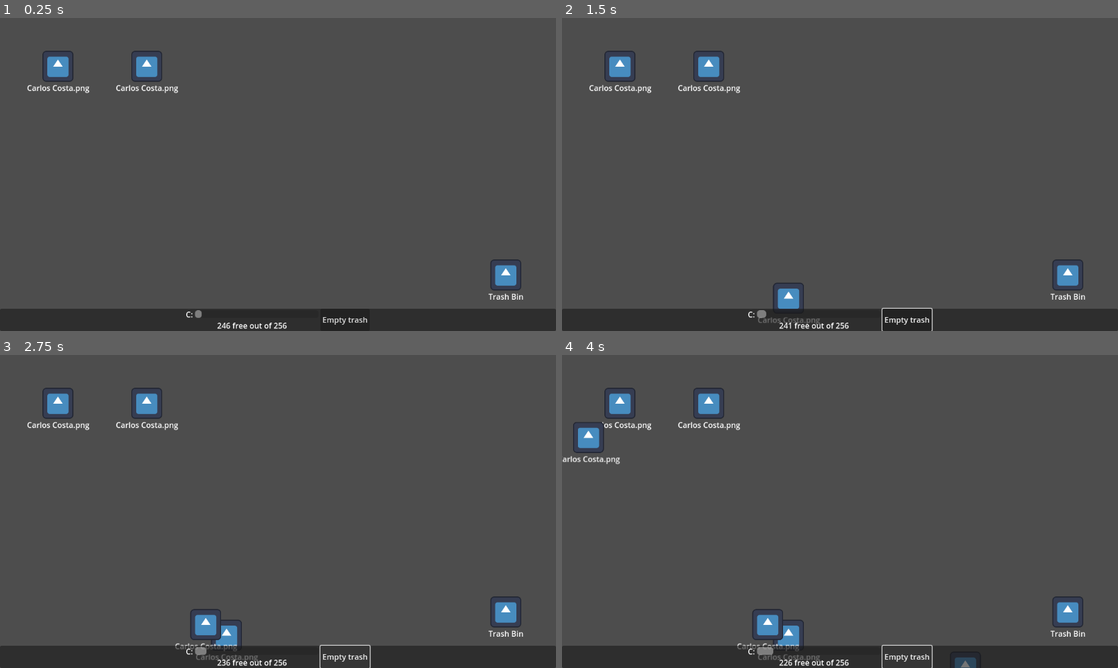
Above: before the commit, frames 1-4 (two rows, left to right).
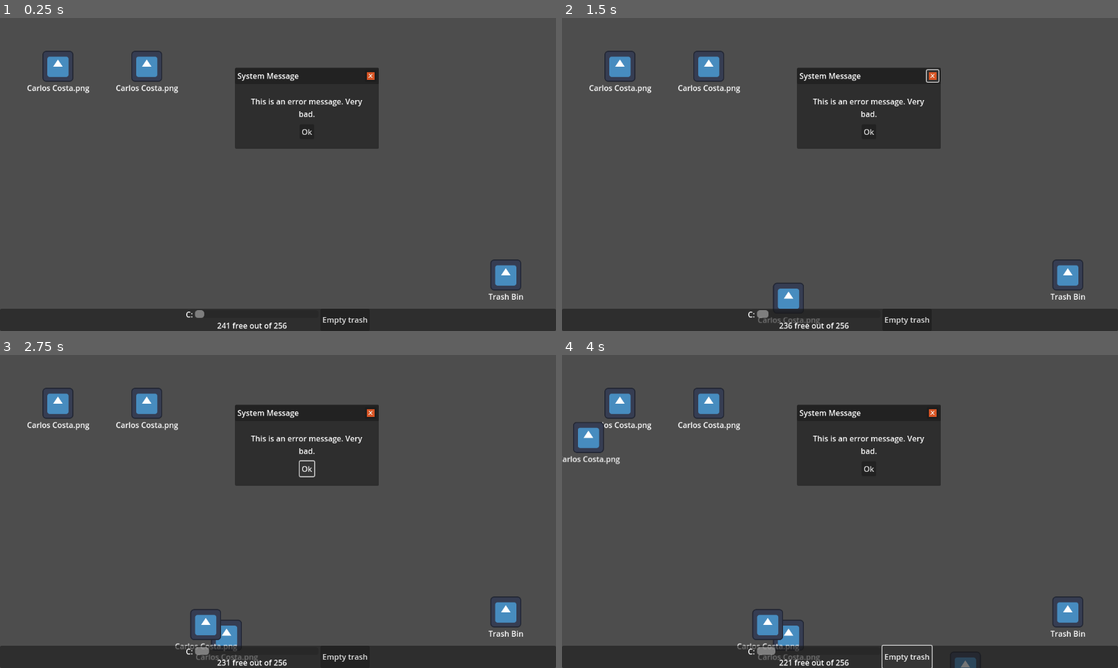
Above: after the commit, the same moments.

Repository: VileOar/ludum-dare-54
Game: Godot game, scene res://scenes/main.tscn
The game is run twice, just before and just after one commit, with the same random seed, the same clock (stepped at 60 frames per second) and the same inputs. The engine's default icon, where the game draws it, is replaced by a stand-in: a white triangle on a blue panel in a dark square.
Inputs (mouse positions are in pixels of both pictures, inside the frame that each line leads up to):
- Up to frame 1 (0.25 s): no input
- Up to frame 2 (1.5 s): click "Empty trash" at 0.5 s; click (934, 77) at 1.27 s
- Up to frame 3 (2.75 s): click "Empty trash" (after the commit: "Ok") at 2 s
- Up to frame 4 (4 s): click "Empty trash" (after the commit: "Ok") at 2.75 s; click "Empty trash" at 3.5 s

The runs differ from the first frame. In frame 1, 6.6% of the frame differs, in the area x 35-69%, y 16-100%; in frame 2, 6.6%, in the area x 36-69%, y 16-100%; in frame 3, 6.5%; in frame 4, 6.6%.

Commit message:
proto popup window scene

Diff:
--- a/scenes/main.tscn
+++ b/scenes/main.tscn
@@ -1,9 +1,10 @@
-[gd_scene load_steps=5 format=3 uid="uid://dbv62ldbf64mb"]
+[gd_scene load_steps=6 format=3 uid="uid://dbv62ldbf64mb"]
 
 [ext_resource type="PackedScene" uid="uid://bj5y314d3ssba" path="res://scenes/spawner.tscn" id="1_5sg88"]
 [ext_resource type="Script" path="res://scripts/systems/disk_space_manager.gd" id="2_8ua7v"]
 [ext_resource type="PackedScene" uid="uid://crlkuni2202pw" path="res://scenes/desktop.tscn" id="2_jclm6"]
 [ext_resource type="PackedScene" uid="uid://di25hfxjvfugn" path="res://scenes/ui/toolbar.tscn" id="4_gx0xd"]
+[ext_resource type="PackedScene" uid="uid://cylps5fisf5fa" path="res://scenes/windows/draggable_window.tscn" id="5_a0v1i"]
 
 [node name="Main" type="Node2D"]
 
@@ -18,5 +19,8 @@
 
 [node name="Desktop" parent="." instance=ExtResource("2_jclm6")]
 
+[node name="DraggableWindow" parent="." instance=ExtResource("5_a0v1i")]
+position = Vector2(-89, -221)
+
 [connection signal="new_file" from="Spawner" to="Desktop" method="_on_spawner_new_file"]
 [connection signal="space_update" from="DiskSpaceManager" to="CanvasLayer/Toolbar" method="_on_disk_space_manager_space_update"]
--- /dev/null
+++ b/scenes/windows/draggable_window.tscn
@@ -0,0 +1,64 @@
+[gd_scene load_steps=3 format=3 uid="uid://cylps5fisf5fa"]
+
+[ext_resource type="Script" path="res://scripts/draggable_file.gd" id="1_kcfck"]
+[ext_resource type="Texture2D" uid="uid://sty1r4akbfmk" path="res://cross.png" id="2_eebc2"]
+
+[node name="DraggableWindow" type="Node2D"]
+script = ExtResource("1_kcfck")
+
+[node name="PanelContainer" type="PanelContainer" parent="."]
+offset_right = 40.0
+offset_bottom = 40.0
+
+[node name="VBoxContainer" type="VBoxContainer" parent="PanelContainer"]
+layout_mode = 2
+
+[node name="PanelContainer" type="PanelContainer" parent="PanelContainer/VBoxContainer"]
+layout_mode = 2
+
+[node name="MarginContainer" type="MarginContainer" parent="PanelContainer/VBoxContainer/PanelContainer"]
+layout_mode = 2
+theme_override_constants/margin_left = 5
+theme_override_constants/margin_top = 5
+theme_override_constants/margin_right = 5
+theme_override_constants/margin_bottom = 5
+
+[node name="HBoxContainer" type="HBoxContainer" parent="PanelContainer/VBoxContainer/PanelContainer/MarginContainer"]
+layout_mode = 2
+theme_override_constants/separation = 20
+
+[node name="Label" type="Label" parent="PanelContainer/VBoxContainer/PanelContainer/MarginContainer/HBoxContainer"]
+layout_mode = 2
+size_flags_horizontal = 0
+text = "System Message"
+
+[node name="Button" type="Button" parent="PanelContainer/VBoxContainer/PanelContainer/MarginContainer/HBoxContainer"]
+layout_mode = 2
+size_flags_horizontal = 10
+size_flags_vertical = 4
+icon = ExtResource("2_eebc2")
+
+[node name="MarginContainer2" type="MarginContainer" parent="PanelContainer/VBoxContainer"]
+layout_mode = 2
+theme_override_constants/margin_left = 20
+theme_override_constants/margin_top = 20
+theme_override_constants/margin_right = 20
+theme_override_constants/margin_bottom = 20
+
+[node name="VBoxContainer" type="VBoxContainer" parent="PanelContainer/VBoxContainer/MarginContainer2"]
+layout_mode = 2
+theme_override_constants/separation = 10
+
+[node name="Label" type="Label" parent="PanelContainer/VBoxContainer/MarginContainer2/VBoxContainer"]
+custom_minimum_size = Vector2(258, 0)
+layout_mode = 2
+size_flags_vertical = 6
+text = "This is an error message. Very bad.
+"
+horizontal_alignment = 1
+autowrap_mode = 2
+
+[node name="Button" type="Button" parent="PanelContainer/VBoxContainer/MarginContainer2/VBoxContainer"]
+layout_mode = 2
+size_flags_horizontal = 4
+text = "Ok"
Binary file added: cross.png
Not shown, added: cross.png.import
